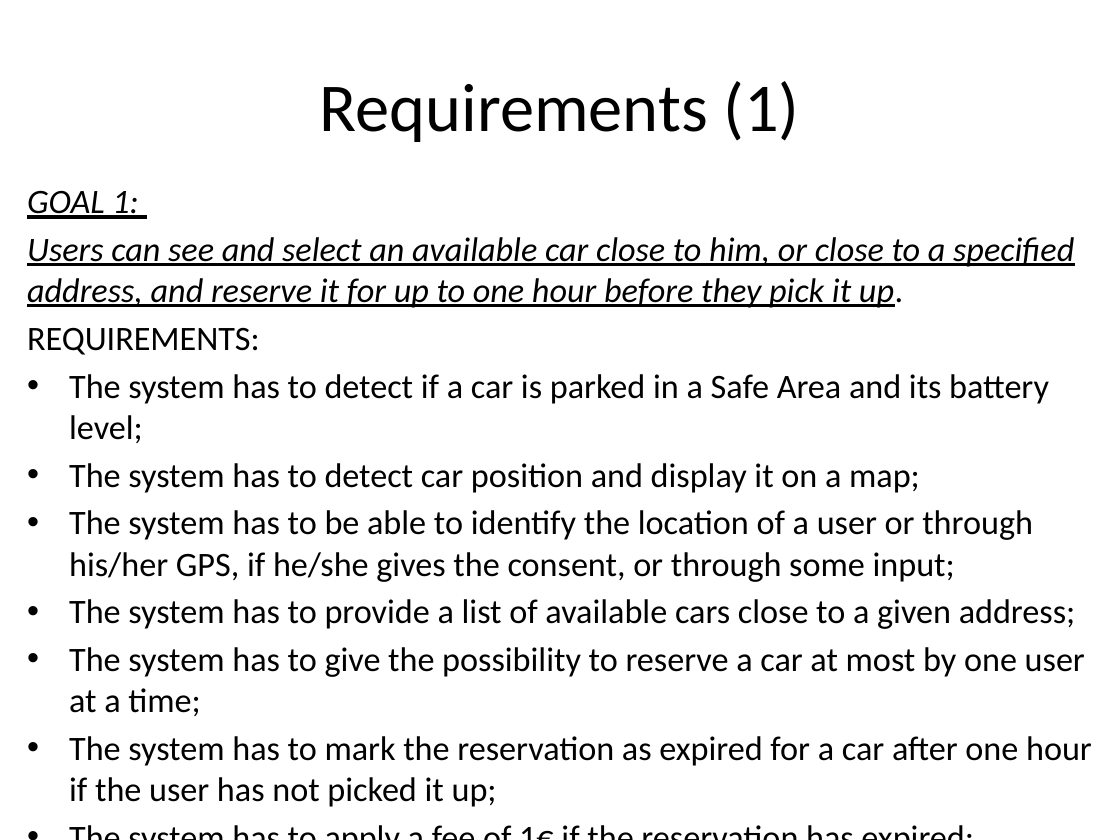
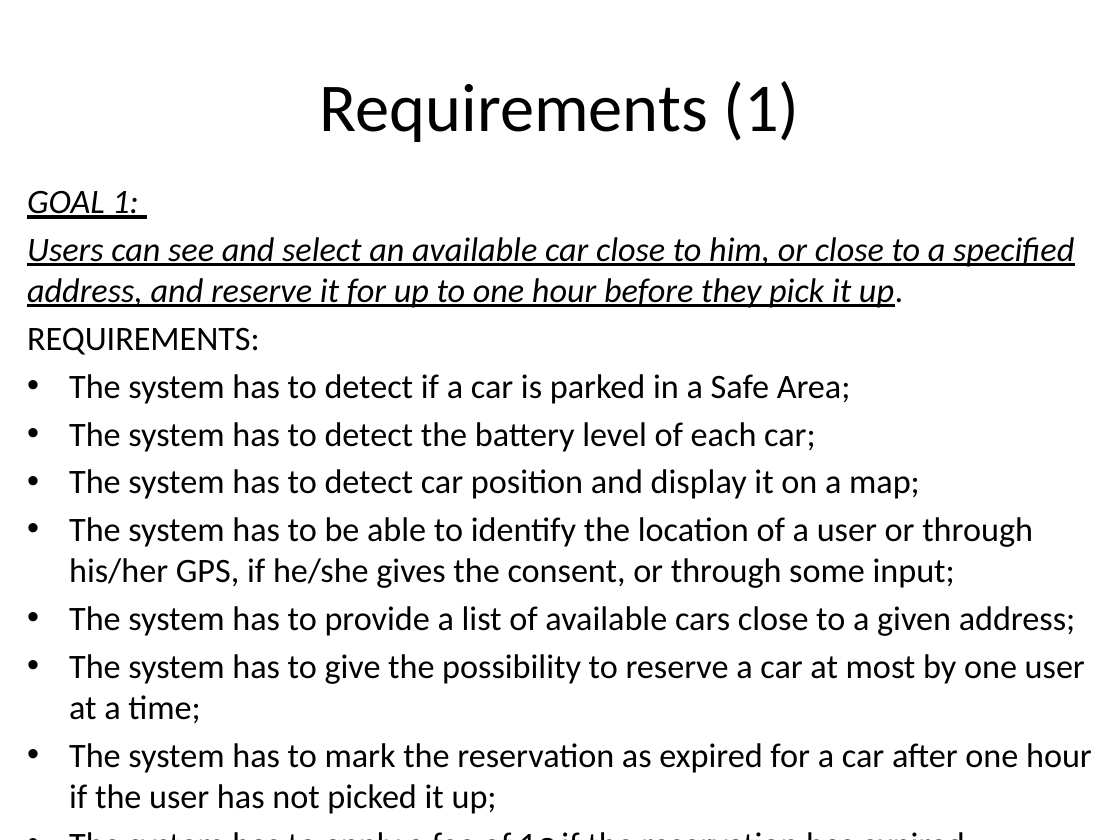
Before and after one commit to cattaneo-riccardo/PowerEnjoy, a slide deck: slide 9 of RASD/presentation/RASD_presentation.pptx. Drawn at 1120x840 pixels with LibreOffice and Linux fonts; fonts in the diff are those of the drawing. Boxes give left, top, right and bottom in pixels: in the first picture for what was removed or moved away, otherwise in the second. Text is boxed around its words. In the diff, an @@ line names an element or a change of style, - is before the commit and + after.

```diff
--- a/RASD/presentation/RASD_presentation.pptx
+++ b/RASD/presentation/RASD_presentation.pptx
@@ text at <box>69,374,851,452</box>: text changed @@
-• The system has to detect if a car is parked in a Safe Area and its battery level;
+• The system has to detect if a car is parked in a Safe Area;
+• The system has to detect the battery level of each car;
```
Also in this commit, not shown: 1 other slide changed, 2 other files.
